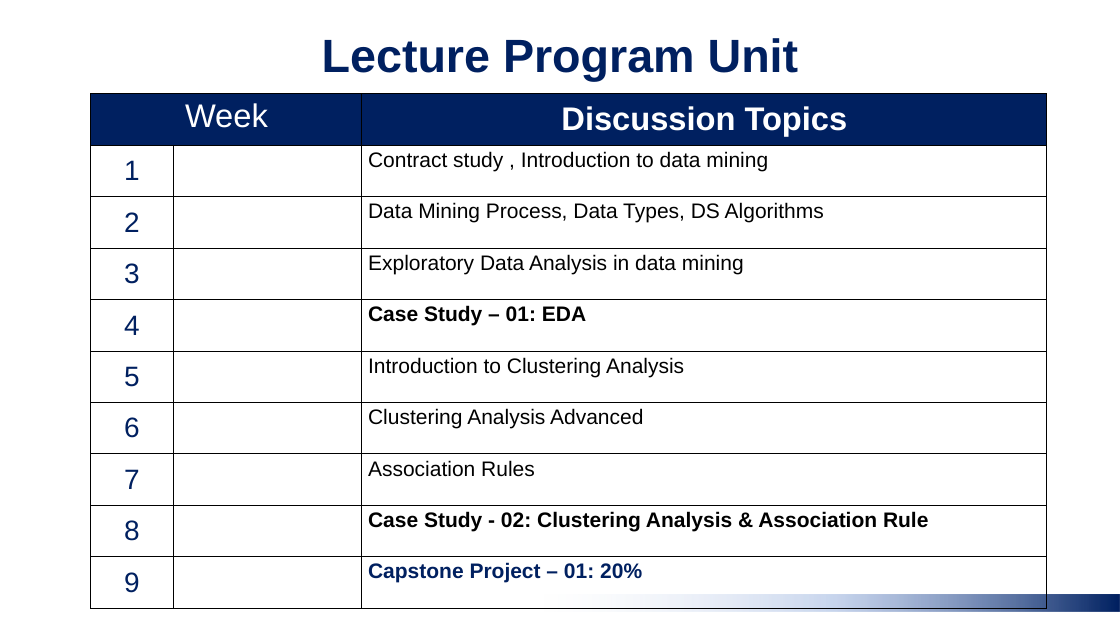
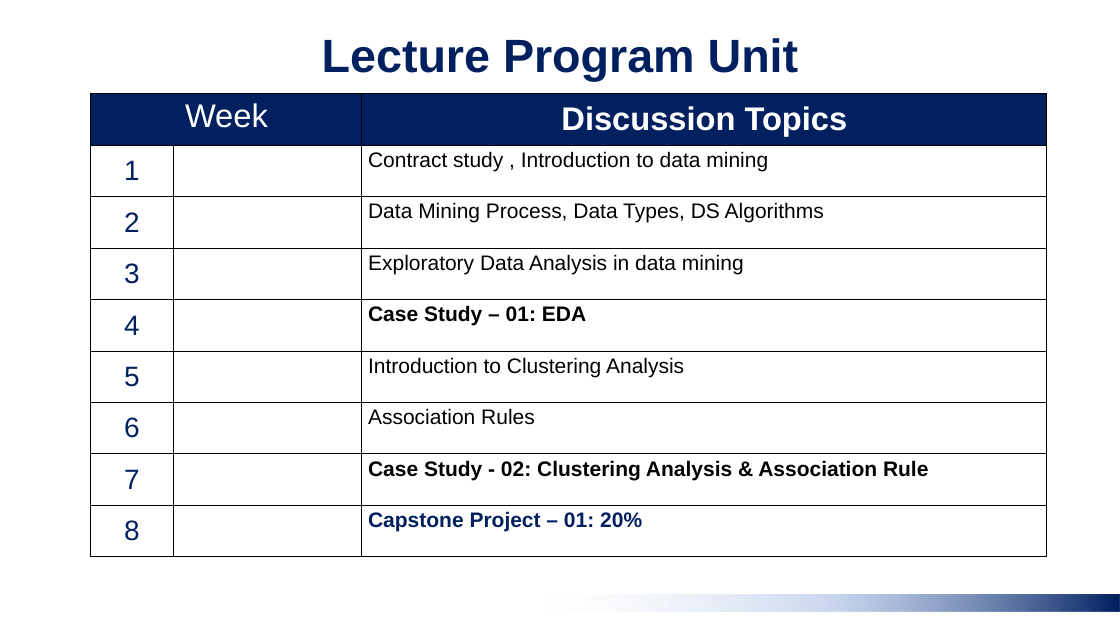
Before and after one commit to taudataanalytics/Data-Mining--Penambangan-Data--Ganjil-2024, a slide deck: slide 11 of Data Mining 00 - Study Contract - odd Sem 2024.pptx. Drawn at 1120x630 pixels with LibreOffice and Linux fonts; fonts in the diff are those of the drawing; background and template pictures are left out. Boxes give left, top, right and bottom in pixels: in the first picture for what was removed or moved away, otherwise in the second. Text is boxed around its words. In the diff, an @@ line names an element or a change of style, - is before the commit and + after.

```diff
--- a/Data Mining 00 - Study Contract - odd Sem 2024.pptx
+++ b/Data Mining 00 - Study Contract - odd Sem 2024.pptx
@@ table at [91,94,1048,557] @@
-row 7: 6 |  | Clustering Analysis Advanced
-row 8: 7 |  | Association Rules
-row 9: 8 |  | Case Study - 02: Clustering Analysis & Association Rule
-row 10: 9 |  | Capstone Project – 01: 20%
+row 7: 6 |  | Association Rules
+row 8: 7 |  | Case Study - 02: Clustering Analysis & Association Rule
+row 9: 8 |  | Capstone Project – 01: 20%
```
Also in this commit, not shown: 1 other slide changed.
